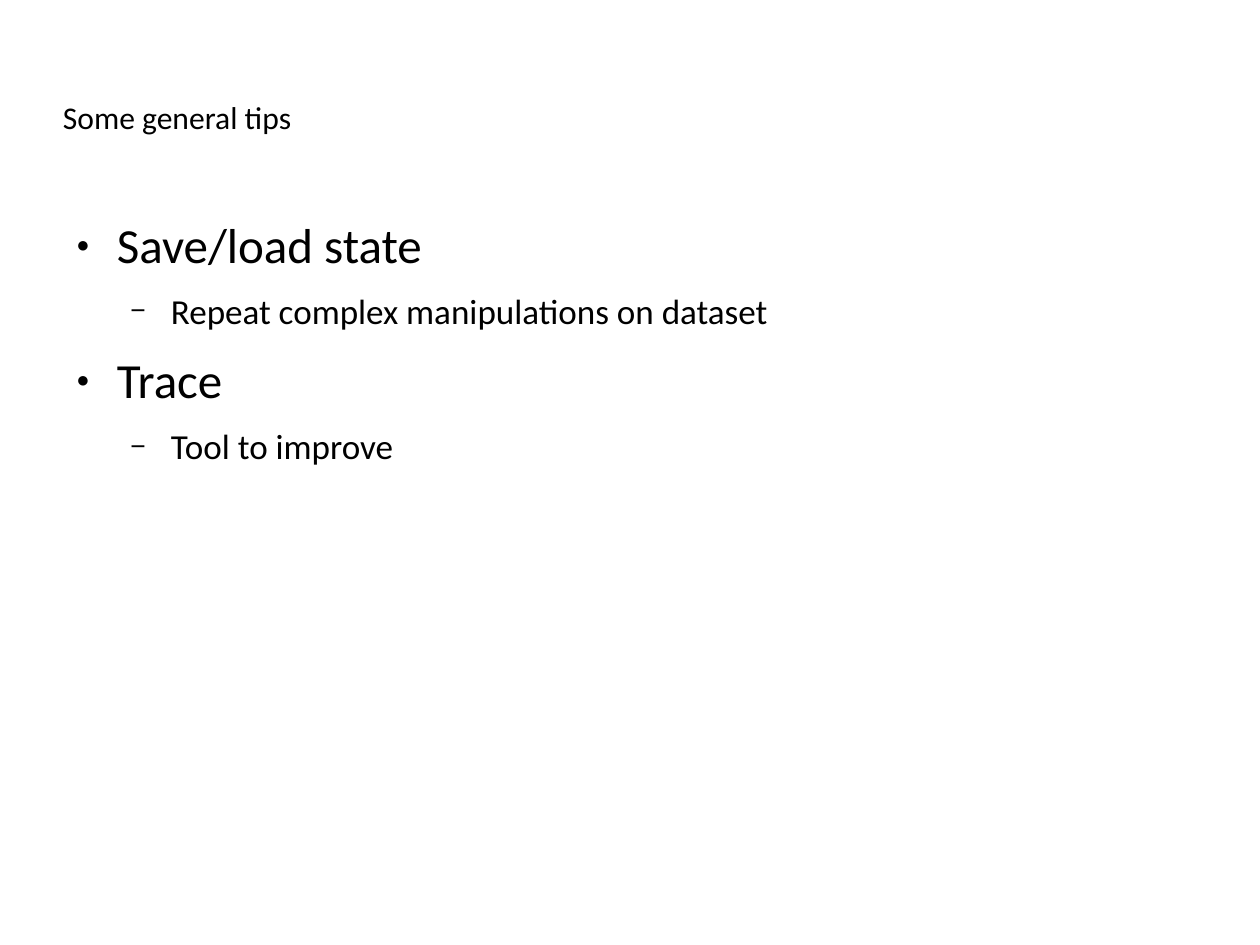
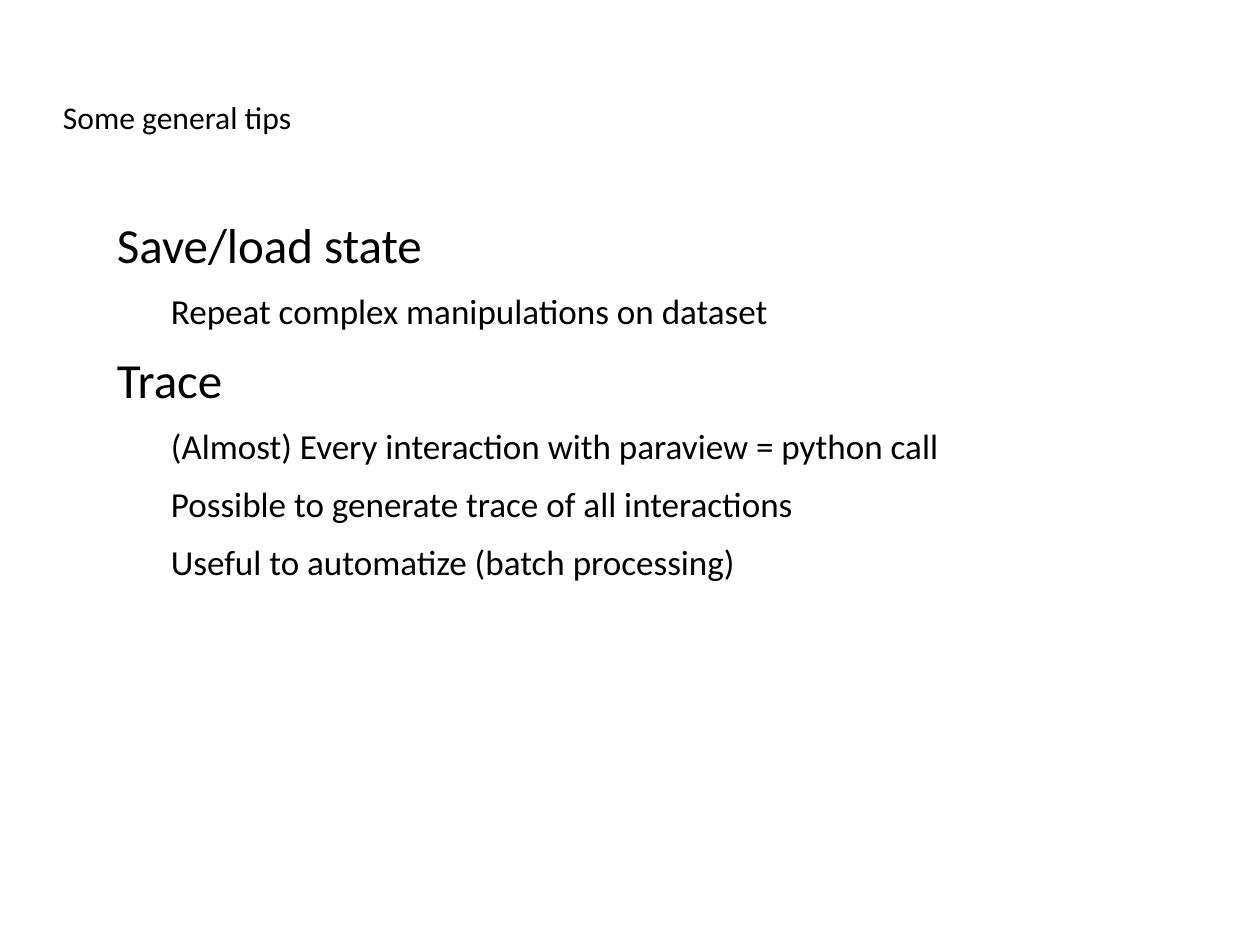
Before and after one commit to ucgmsim/workshops, a slide deck: slide 15 of presentation/slides.odp. Drawn at 1260x945 pixels with LibreOffice and Linux fonts; fonts in the diff are those of the drawing; background and template pictures are left out. Boxes give left, top, right and bottom in pixels: in the first picture for what was removed or moved away, otherwise in the second. Text is boxed around its words. In the diff, an @@ line names an element or a change of style, - is before the commit and + after.

Commit message:
Added simple example, almost finished presentation

```diff
--- a/presentation/slides.odp
+++ b/presentation/slides.odp
@@ text at [117, 229, 768, 399]: bullet colour #000000 to #FFFFFF @@
@@ text at [171, 433, 938, 581]: text changed @@
-  − Tool to improve
+  − (Almost) Every interaction with paraview = python call
+  − Possible to generate trace of all interactions
+  − Useful to automatize (batch processing)
```
Also in this commit, not shown: 14 other slides changed, 2 other files.
